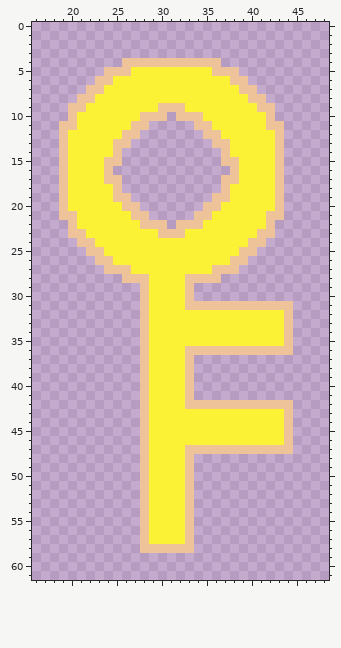
File history of a pixel-art file, Resources/Sprite/Item/Key/Key.aseprite. Above is the file before it was changed.
64x64 pixels, 1 frame. Shown: x 16..48, y 0..61.
New version:
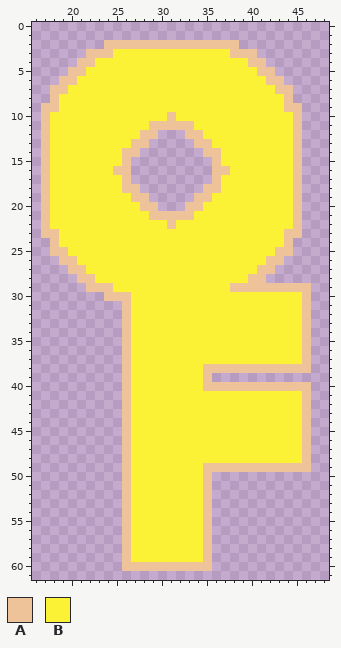
Palette (. is transparent): A #eec39a  B #fbf236
Difference:
Changed rows in their new state; - is an unchanged pixel.
Layer "Layer 2":
first column x 17:
 2 -------AAAAAAAAAAAAAAA--------
 3 -----AAABBBBBBBBBBBBBAAA------
 4 ----AABBBBBBBBBBBBBBBBBAA-----
 5 ---AABBBBB---------BBBBBAA----
 6 --AABBBB-------------BBBBAA---
 7 -AABBBB---------------BBBBAA--
 8 -ABBBB-----------------BBBBA--
 9 AABBB--------BBB--------BBBAA-
10 ABBB-------BBBABBB-------BBBA-
11 ABBB------BBAAAAABB------BBBA-
12 ABB------BBAA---AABB------BBA-
13 ABB-----BBAA-----AABB-----BBA-
14 ABB-----BAA-------AAB-----BBA-
15 ABB----BBA---------ABB----BBA-
16 ABB----BAA---------AAB----BBA-
17 ABB----BBA---------ABB----BBA-
18 ABB-----BAA-------AAB-----BBA-
19 ABB-----BBAA-----AABB-----BBA-
20 ABB------BBAA---AABB------BBA-
21 ABBB------BBAAAAABB------BBBA-
22 ABBB-------BBBABBB-------BBBA-
23 AABBB--------BBB--------BBBAA-
24 -ABBBB-----------------BBBBA--
25 -AABBBB---------------BBBBAA--
26 --AABBBB-------------BBBBAA---
27 ---AABBBBB---------BBBBBAA----
28 ----AABBBBBB----BBBBBBBAA-----
29 -----AAABBBB----BBBBBAAAAAAAAA
30 -------AAABB----BBBBBBBBBBBBBA
31 ---------ABB----BBBBBBBBBBBBBA
32 ---------ABB---------------BBA
33 ---------ABB---------------BBA
34 ---------ABB---------------BBA
35 ---------ABB---------------BBA
36 ---------ABB----BBBBBBBBBBBBBA
37 ---------ABB----BBBBBBBBBBBBBA
38 ---------ABB----BBAAAAAAAAAAAA
39 ---------ABB----BBA-----------
40 ---------ABB----BBAAAAAAAAAAAA
41 ---------ABB----BBBBBBBBBBBBBA
42 ---------ABB----BBBBBBBBBBBBBA
43 ---------ABB---------------BBA
44 ---------ABB---------------BBA
45 ---------ABB---------------BBA
46 ---------ABB---------------BBA
47 ---------ABB----BBBBBBBBBBBBBA
48 ---------ABB----BBBBBBBBBBBBBA
49 ---------ABB----BBAAAAAAAAAAAA
50 ---------ABB----BBA-----------
51 ---------ABB----BBA-----------
52 ---------ABB----BBA-----------
53 ---------ABB----BBA-----------
54 ---------ABB----BBA-----------
55 ---------ABB----BBA-----------
56 ---------ABB----BBA-----------
57 ---------ABB----BBA-----------
58 ---------ABBBBBBBBA-----------
59 ---------ABBBBBBBBA-----------
60 ---------AAAAAAAAAA-----------
Boxes around the changes in both pictures, in picture pixels (x1, y1, x2, y2):
changed: (41, 40, 311, 571)
